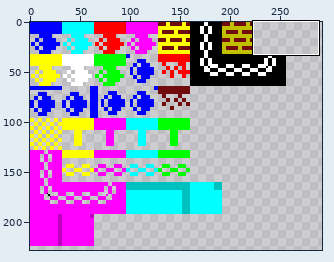
One commit to this sprite sheet: images/tiles.png. Above: a wide view before the commit, with the close-up outlined.
Close-up. Before the edit:
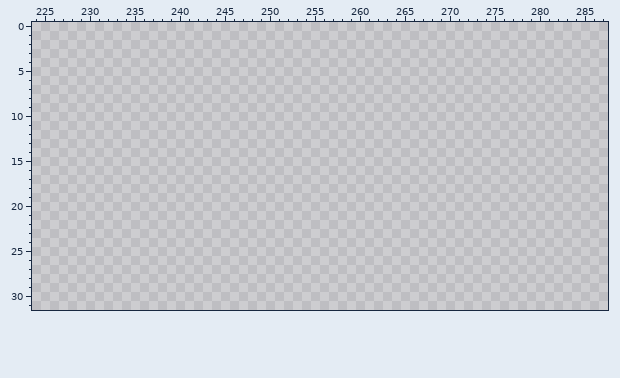
The file is 320x320 pixels. Shown: x 224..287, y 0..31. The wide view leaves out empty margins.
The result:
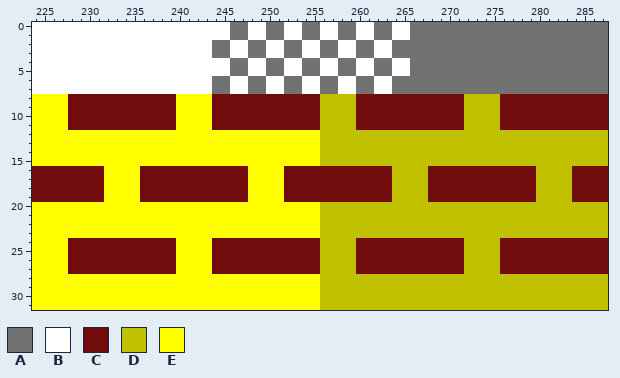
Palette (. is transparent): A #727272  B #ffffff  C #720c0c  D #c0c000  E #ffff00
Change:
Changed rows in their new state; - is an unchanged pixel.
first column x 224:
 0 BBBBBBBBBBBBBBBBBBBBBBAABBAABBAABBAABBAABBAAAAAAAAAAAAAAAAAAAAAA
 1 BBBBBBBBBBBBBBBBBBBBBBAABBAABBAABBAABBAABBAAAAAAAAAAAAAAAAAAAAAA
 2 BBBBBBBBBBBBBBBBBBBBAABBAABBAABBAABBAABBAAAAAAAAAAAAAAAAAAAAAAAA
 3 BBBBBBBBBBBBBBBBBBBBAABBAABBAABBAABBAABBAAAAAAAAAAAAAAAAAAAAAAAA
 4 BBBBBBBBBBBBBBBBBBBBBBAABBAABBAABBAABBAABBAAAAAAAAAAAAAAAAAAAAAA
 5 BBBBBBBBBBBBBBBBBBBBBBAABBAABBAABBAABBAABBAAAAAAAAAAAAAAAAAAAAAA
 6 BBBBBBBBBBBBBBBBBBBBAABBAABBAABBAABBAABBAAAAAAAAAAAAAAAAAAAAAAAA
 7 BBBBBBBBBBBBBBBBBBBBAABBAABBAABBAABBAABBAAAAAAAAAAAAAAAAAAAAAAAA
 8 EEEECCCCCCCCCCCCEEEECCCCCCCCCCCCDDDDCCCCCCCCCCCCDDDDCCCCCCCCCCCC
 9 EEEECCCCCCCCCCCCEEEECCCCCCCCCCCCDDDDCCCCCCCCCCCCDDDDCCCCCCCCCCCC
10 EEEECCCCCCCCCCCCEEEECCCCCCCCCCCCDDDDCCCCCCCCCCCCDDDDCCCCCCCCCCCC
11 EEEECCCCCCCCCCCCEEEECCCCCCCCCCCCDDDDCCCCCCCCCCCCDDDDCCCCCCCCCCCC
12 EEEEEEEEEEEEEEEEEEEEEEEEEEEEEEEEDDDDDDDDDDDDDDDDDDDDDDDDDDDDDDDD
13 EEEEEEEEEEEEEEEEEEEEEEEEEEEEEEEEDDDDDDDDDDDDDDDDDDDDDDDDDDDDDDDD
14 EEEEEEEEEEEEEEEEEEEEEEEEEEEEEEEEDDDDDDDDDDDDDDDDDDDDDDDDDDDDDDDD
15 EEEEEEEEEEEEEEEEEEEEEEEEEEEEEEEEDDDDDDDDDDDDDDDDDDDDDDDDDDDDDDDD
16 CCCCCCCCEEEECCCCCCCCCCCCEEEECCCCCCCCCCCCDDDDCCCCCCCCCCCCDDDDCCCC
17 CCCCCCCCEEEECCCCCCCCCCCCEEEECCCCCCCCCCCCDDDDCCCCCCCCCCCCDDDDCCCC
18 CCCCCCCCEEEECCCCCCCCCCCCEEEECCCCCCCCCCCCDDDDCCCCCCCCCCCCDDDDCCCC
19 CCCCCCCCEEEECCCCCCCCCCCCEEEECCCCCCCCCCCCDDDDCCCCCCCCCCCCDDDDCCCC
20 EEEEEEEEEEEEEEEEEEEEEEEEEEEEEEEEDDDDDDDDDDDDDDDDDDDDDDDDDDDDDDDD
21 EEEEEEEEEEEEEEEEEEEEEEEEEEEEEEEEDDDDDDDDDDDDDDDDDDDDDDDDDDDDDDDD
22 EEEEEEEEEEEEEEEEEEEEEEEEEEEEEEEEDDDDDDDDDDDDDDDDDDDDDDDDDDDDDDDD
23 EEEEEEEEEEEEEEEEEEEEEEEEEEEEEEEEDDDDDDDDDDDDDDDDDDDDDDDDDDDDDDDD
24 EEEECCCCCCCCCCCCEEEECCCCCCCCCCCCDDDDCCCCCCCCCCCCDDDDCCCCCCCCCCCC
25 EEEECCCCCCCCCCCCEEEECCCCCCCCCCCCDDDDCCCCCCCCCCCCDDDDCCCCCCCCCCCC
26 EEEECCCCCCCCCCCCEEEECCCCCCCCCCCCDDDDCCCCCCCCCCCCDDDDCCCCCCCCCCCC
27 EEEECCCCCCCCCCCCEEEECCCCCCCCCCCCDDDDCCCCCCCCCCCCDDDDCCCCCCCCCCCC
28 EEEEEEEEEEEEEEEEEEEEEEEEEEEEEEEEDDDDDDDDDDDDDDDDDDDDDDDDDDDDDDDD
29 EEEEEEEEEEEEEEEEEEEEEEEEEEEEEEEEDDDDDDDDDDDDDDDDDDDDDDDDDDDDDDDD
30 EEEEEEEEEEEEEEEEEEEEEEEEEEEEEEEEDDDDDDDDDDDDDDDDDDDDDDDDDDDDDDDD
31 EEEEEEEEEEEEEEEEEEEEEEEEEEEEEEEEDDDDDDDDDDDDDDDDDDDDDDDDDDDDDDDD
Boxes around the changes in both close-ups, in picture pixels (x1, y1, x2, y2):
added: (32, 22, 608, 310)
